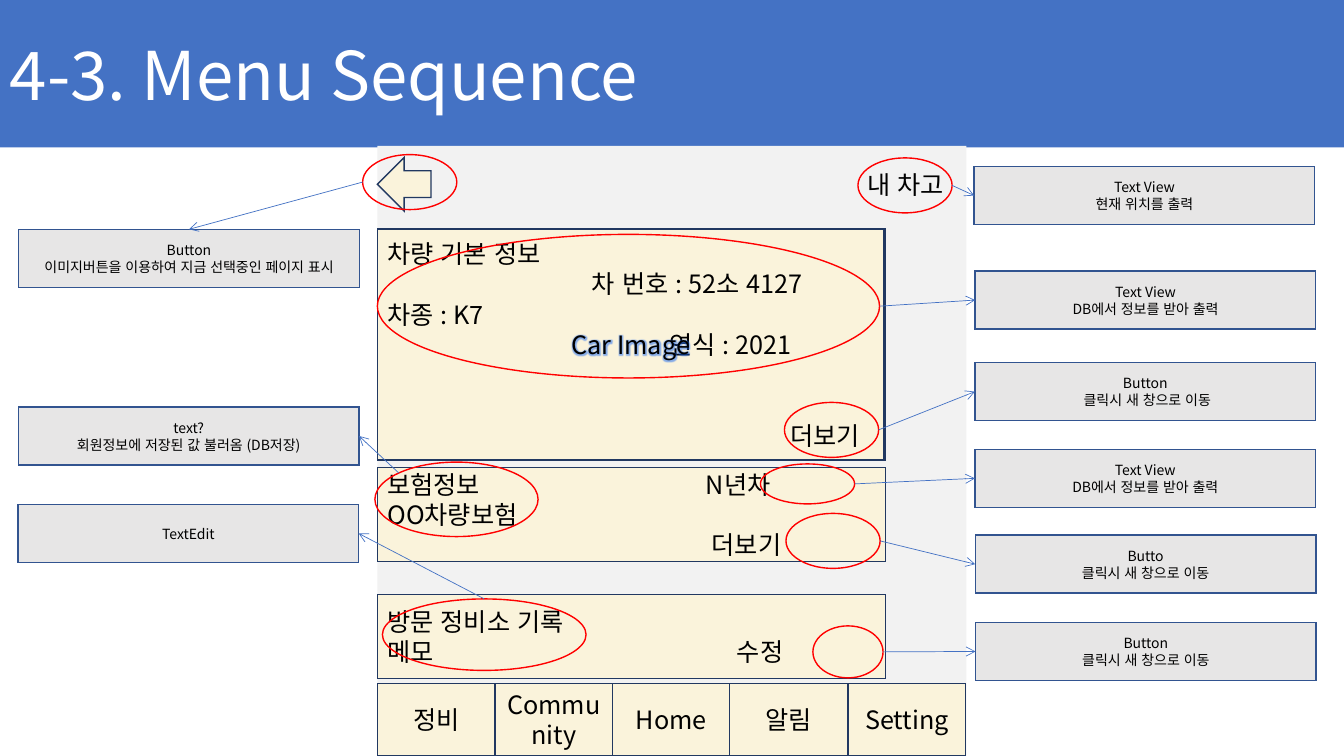
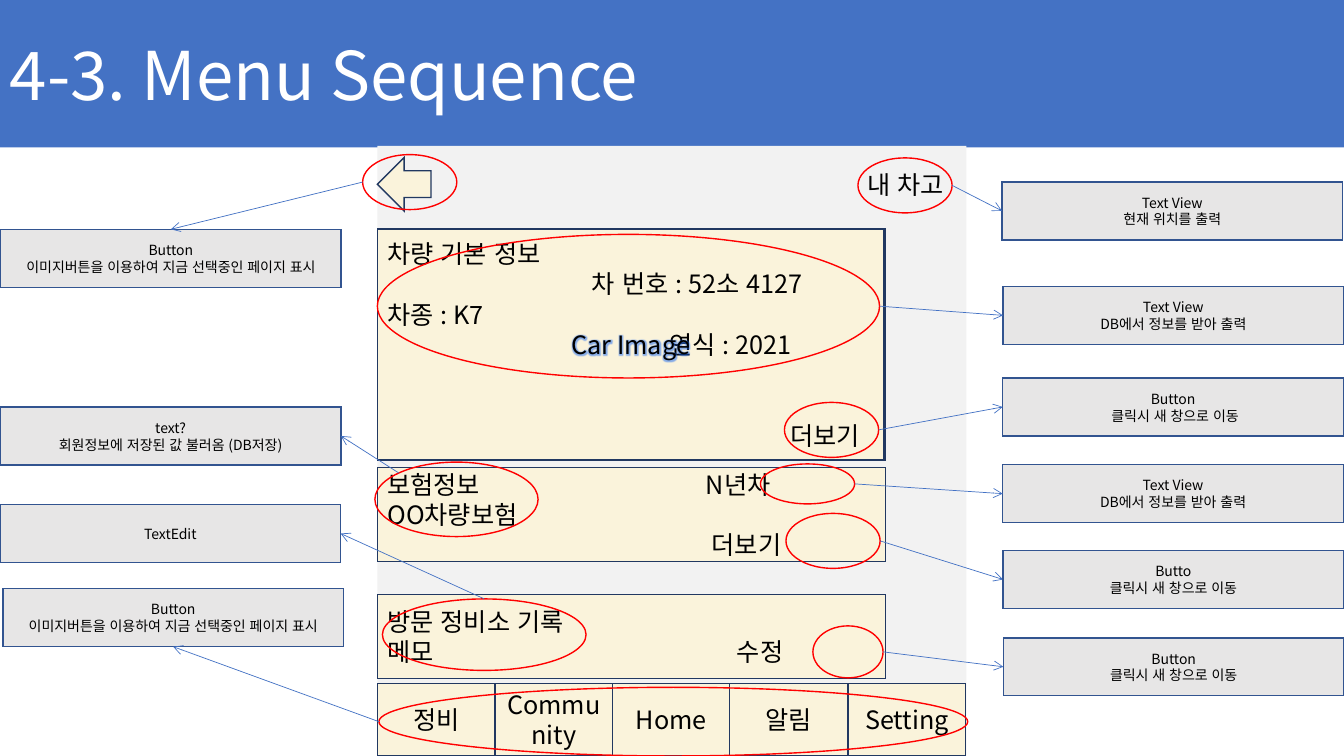
Before and after one commit to ChaeSung-Lee/DJ_InternShip, a slide deck: slide 46 of 2021_Summer/jp.hong/Project_BnC_jph.pptx (slide 45 before the commit). Drawn at 1344x756 pixels with LibreOffice and Linux fonts; fonts in the diff are those of the drawing. Boxes give left, top, right and bottom in pixels: in the first picture for what was removed or moved away, otherwise in the second. Text is boxed around its words. In the diff, an @@ line names an element or a change of style, - is before the commit and + after.

```diff
--- a/2021_Summer/jp.hong/Project_BnC_jph.pptx
+++ b/2021_Summer/jp.hong/Project_BnC_jph.pptx
@@ arrow moved from (363, 182) - (189, 230) to (363, 182) - (170, 230) @@
@@ arrow moved from (953, 186) - (974, 196) to (953, 186) - (1002, 211) @@
@@ 4 rectangles: place and size @@
-4 rectangles at bbox=[974, 166, 1316, 508]
+4 rectangles at bbox=[1002, 181, 1344, 523]
@@ arrow moved from (880, 307) - (975, 300) to (880, 307) - (1003, 316) @@
@@ arrow moved from (879, 430) - (975, 392) to (879, 430) - (1003, 407) @@
@@ arrow moved from (399, 473) - (359, 437) to (399, 473) - (341, 437) @@
@@ 3 rectangles: place and size @@
-3 rectangles at bbox=[18, 230, 360, 564]
+3 rectangles at bbox=[0, 230, 342, 564]
@@ arrow moved from (855, 484) - (975, 479) to (855, 484) - (1003, 494) @@
@@ arrow moved from (484, 599) - (359, 533) to (484, 599) - (341, 533) @@
@@ arrow moved from (880, 541) - (976, 565) to (880, 541) - (1003, 580) @@
@@ rectangle "Butto": place and size @@
-rectangle "Butto" at bbox=[976, 535, 1317, 594]
+rectangle "Butto" at bbox=[1003, 551, 1344, 609]
@@ rectangle added at bbox=[3, 589, 344, 647], fill #E7E6E6, outline #325491 1 pt, 10 pt, text #000000 @@
+Button
+이미지버튼을 이용하여 지금 선택중인 페이지 표시
@@ arrow added from (379, 722) to (173, 647), #4472C4 0.5 pt @@
@@ arrow moved from (883, 652) - (976, 651) to (883, 652) - (1003, 667) @@
@@ rectangle "Button": place and size @@
-rectangle "Button" at bbox=[976, 623, 1317, 682]
+rectangle "Button" at bbox=[1003, 638, 1344, 697]
@@ ellipse added at bbox=[379, 688, 968, 756], outline #FF0000 1 pt @@
```
Also in this commit, not shown: 11 other slides changed, 13 slides added.
